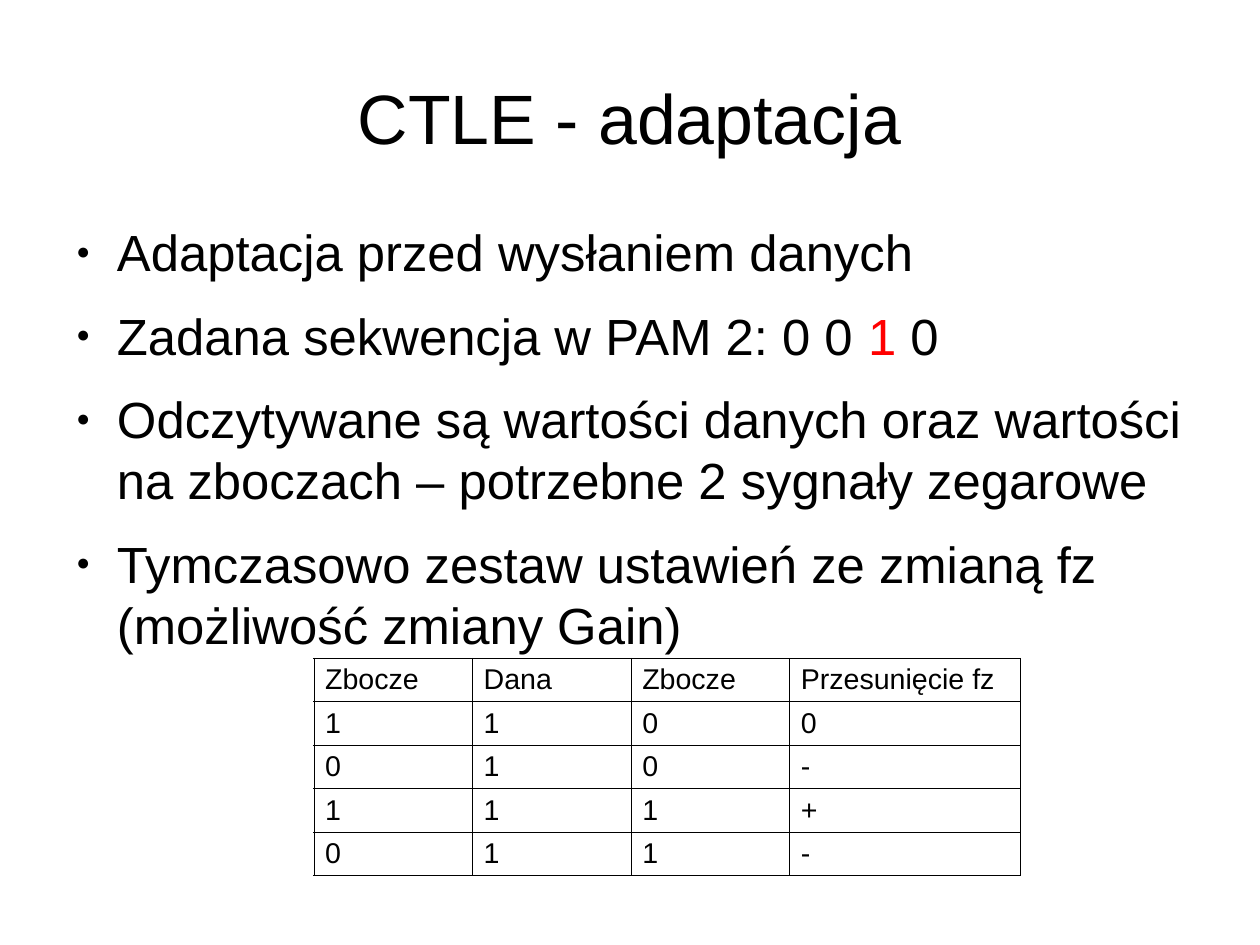
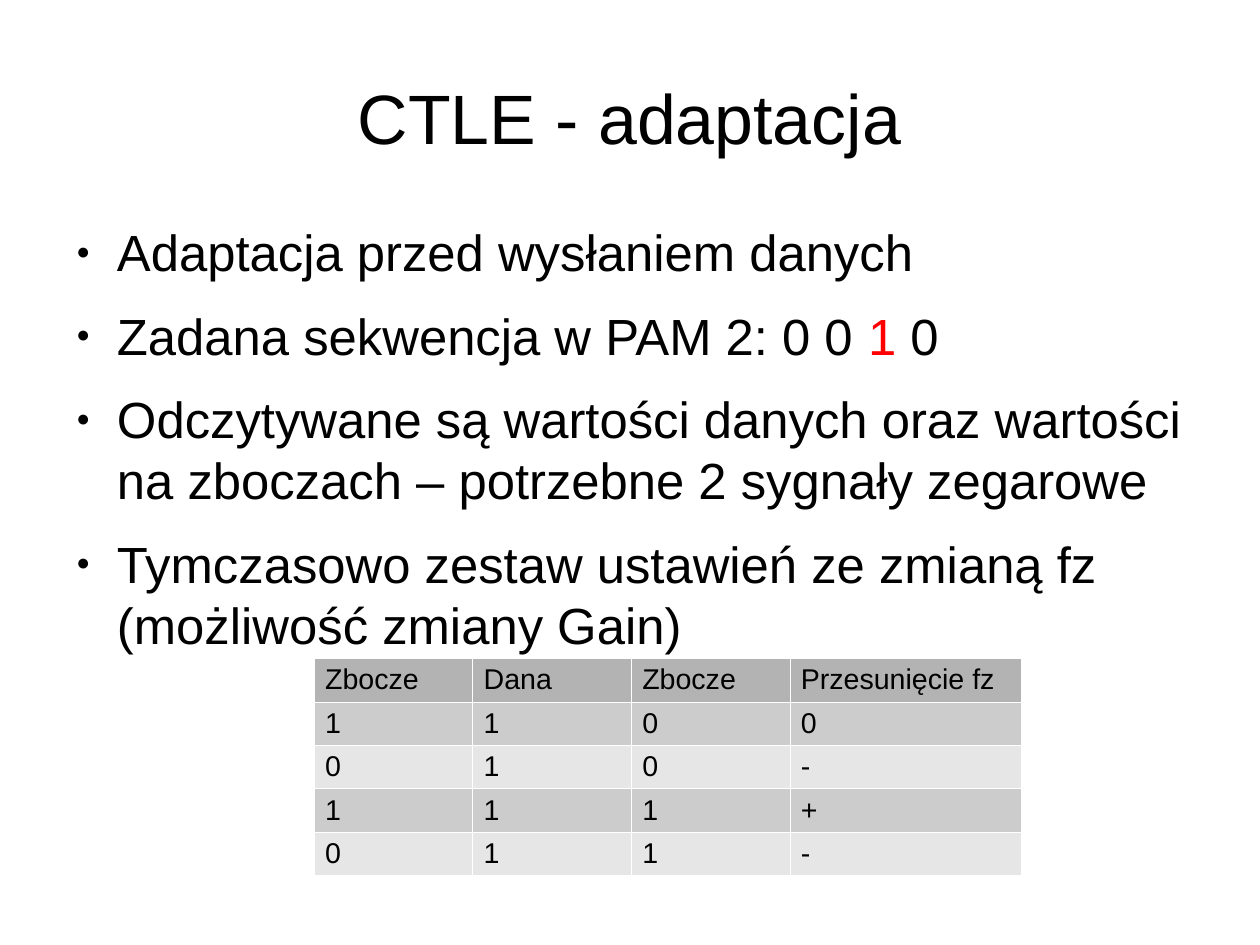
Before and after one commit to joannabp/ProjektSynopsys, a slide deck: slide 41 of Untitled 1.odp (slide 40 before the commit). Drawn at 1260x945 pixels with LibreOffice and Linux fonts; fonts in the diff are those of the drawing. Boxes give left, top, right and bottom in pixels: in the first picture for what was removed or moved away, otherwise in the second. Text is boxed around its words. In the diff, an @@ line names an element or a change of style, - is before the commit and + after.

```diff
--- a/Untitled 1.odp
+++ b/Untitled 1.odp
@@ table at <box>314,659,1022,877</box> @@
@@ fill none to #B3B3B3 in row 1 @@
@@ fill none to #CCCCCC in 8 cells @@
@@ fill none to #E6E6E6 in 8 cells @@
@@ borders changed @@
```
Also in this commit, not shown: 11 other slides changed, 2 slides added, 1 slide removed, 1 other file.
